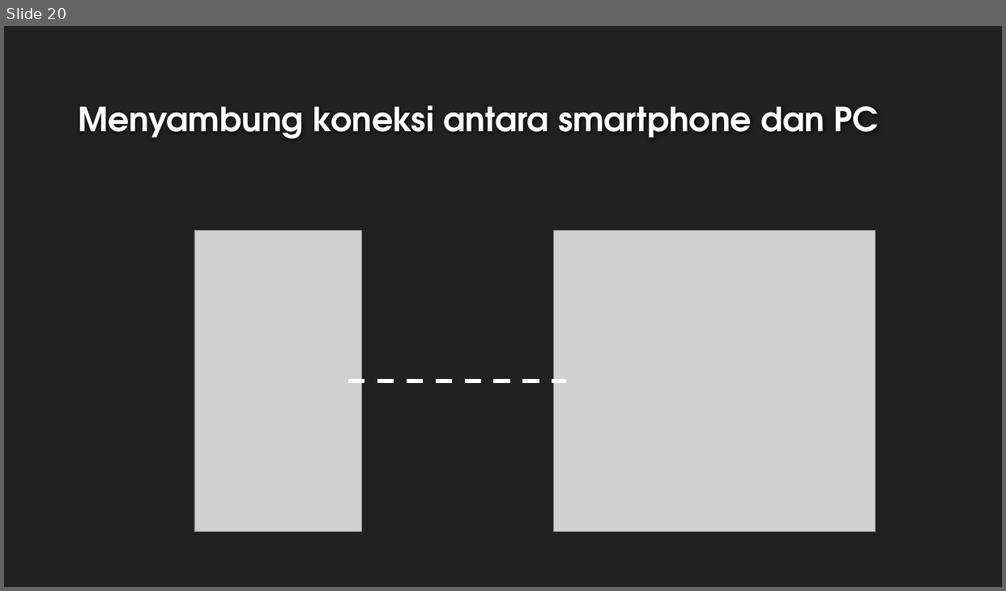
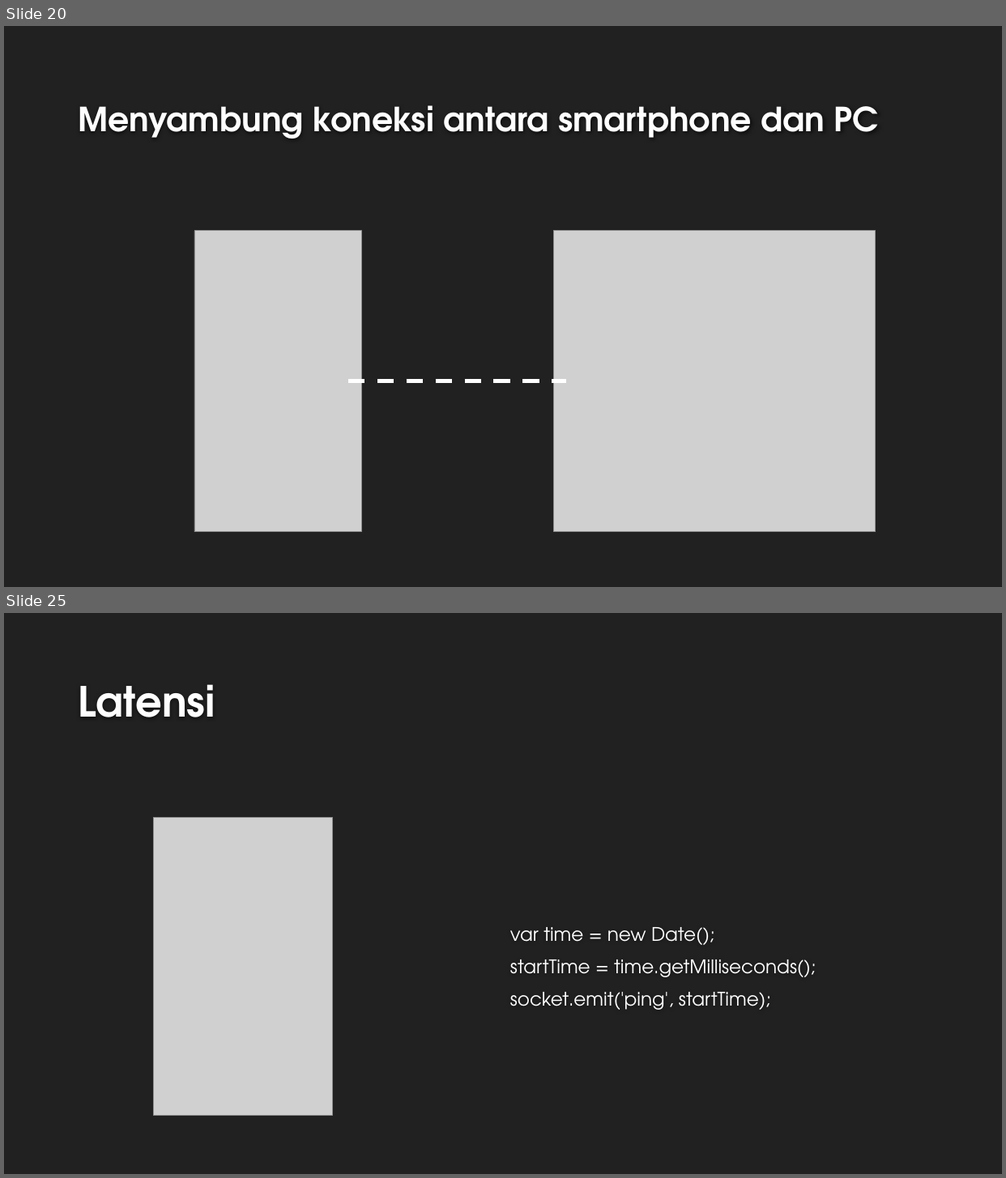
Before and after one commit to priambodop/Skripsi, a slide deck: Slide/slide_sidang.pptx. Shown one above the other, each under a label of ours: slide 20 before the commit, slides 20 and 25 after it; the slides between them are not shown. The pictures are 1006x591 and 1006x1178 pixels, drawn with LibreOffice and Linux fonts; fonts in the diff are those of the drawing; grey boxes stand for pictures; background and template pictures are left out. Boxes give left, top, right and bottom in pixels: in the first picture for what was removed or moved away, otherwise in the second. Text is boxed around its words. In the diff, an @@ line names an element or a change of style, - is before the commit and + after.

```diff
--- a/Slide/slide_sidang.pptx
+++ b/Slide/slide_sidang.pptx
@@ slide 25 added at box(4, 613, 1002, 1174), background #212121 @@
@@ title added at box(78, 684, 215, 717), 40 pt, text #FEFEFE, bold @@
+Latensi
@@ picture added at box(154, 817, 333, 1115) @@
@@ text added at box(510, 927, 816, 1010), 18 pt, text #FFFFFF @@
+var time = new Date();
+startTime = time.getMilliseconds();
+socket.emit('ping', startTime);
```
Also in this commit, not shown: 7 slides changed, 9 other slides added, 4 slides removed, 5 other files.
